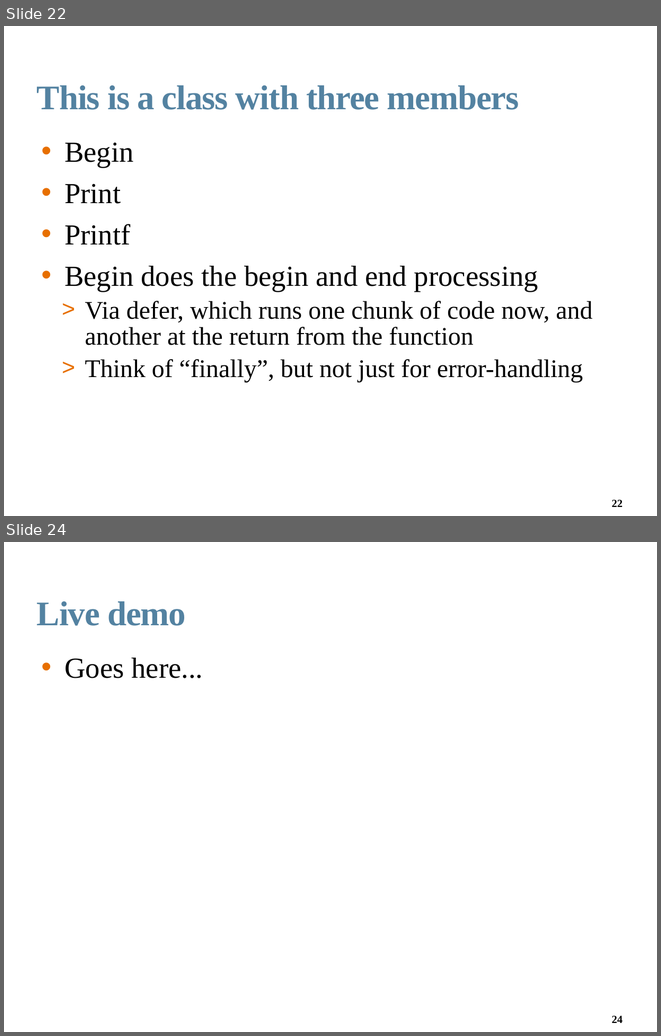
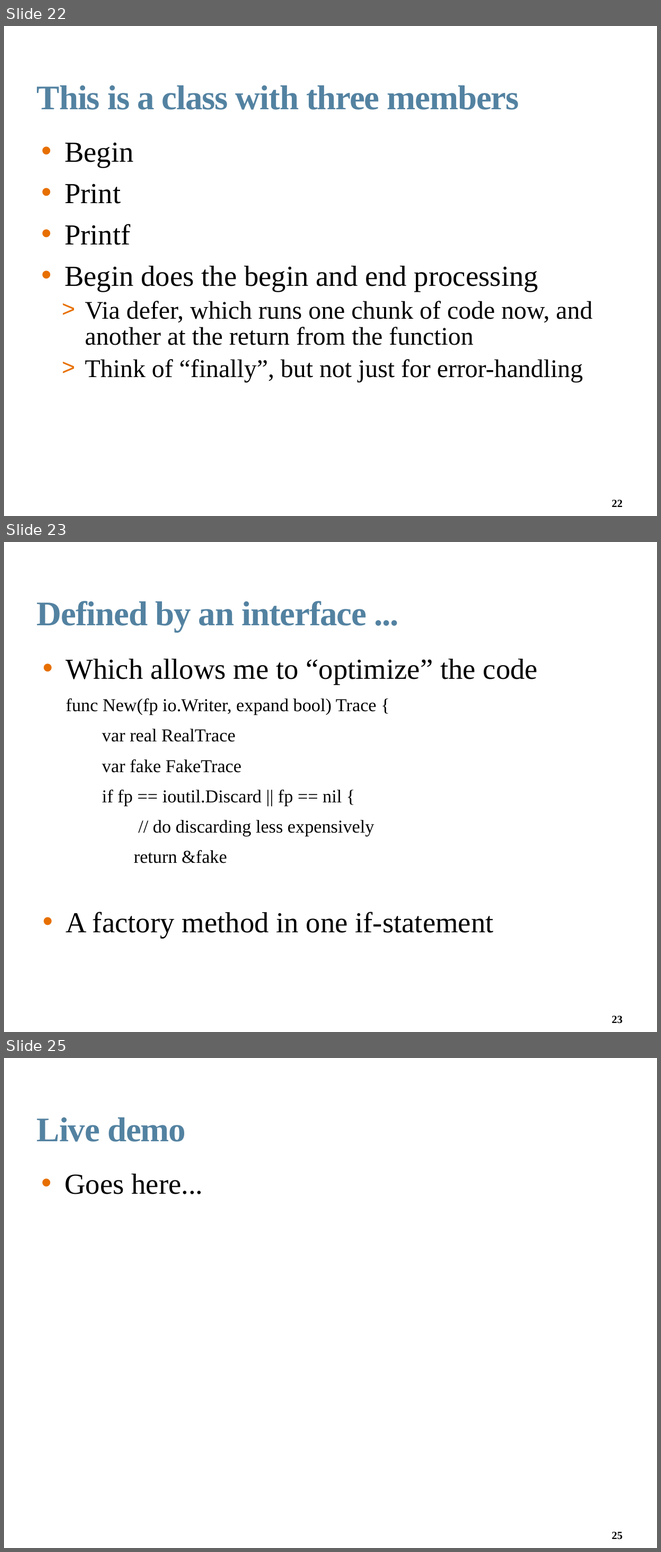
Before and after one commit to davecb/jxpath, a slide deck: Thirteen_Talk.odp. Shown one above the other, each under a label of ours: slides 22 and 24 before the commit, slides 22, 23 and 25 after it; the slides between them are not shown. The pictures are 661x1036 and 661x1552 pixels, drawn with LibreOffice and Linux fonts; fonts in the diff are those of the drawing; background and template pictures are left out. Boxes give left, top, right and bottom in pixels: in the first picture for what was removed or moved away, otherwise in the second. Text is boxed around its words. In the diff, an @@ line names an element or a change of style, - is before the commit and + after.

```diff
--- a/Thirteen_Talk.odp
+++ b/Thirteen_Talk.odp
@@ slide 23 added at (4,542,657,1032), background #FFFFFF; not listed: 1 template element that a slide beside it also shows @@
@@ title added at (37,601,367,632), 38 pt, text #5382A1, bold @@
+Defined by an interface ...
@@ text added at (66,659,538,937), 20 pt, text #000000 @@
+• Which allows me to “optimize” the code
+func New(fp io.Writer, expand bool) Trace {
+var real RealTrace
+var fake FakeTrace
+if fp == ioutil.Discard || fp == nil {
+// do discarding less expensively
+return &fake
+• A factory method in one if-statement
@@ what was slide 24 is now slide 25 @@
@@ page number at (612,1531,623,1539): text changed @@
-24
+25
```
Also in this commit, not shown: 3 slides changed, 2 other files.
